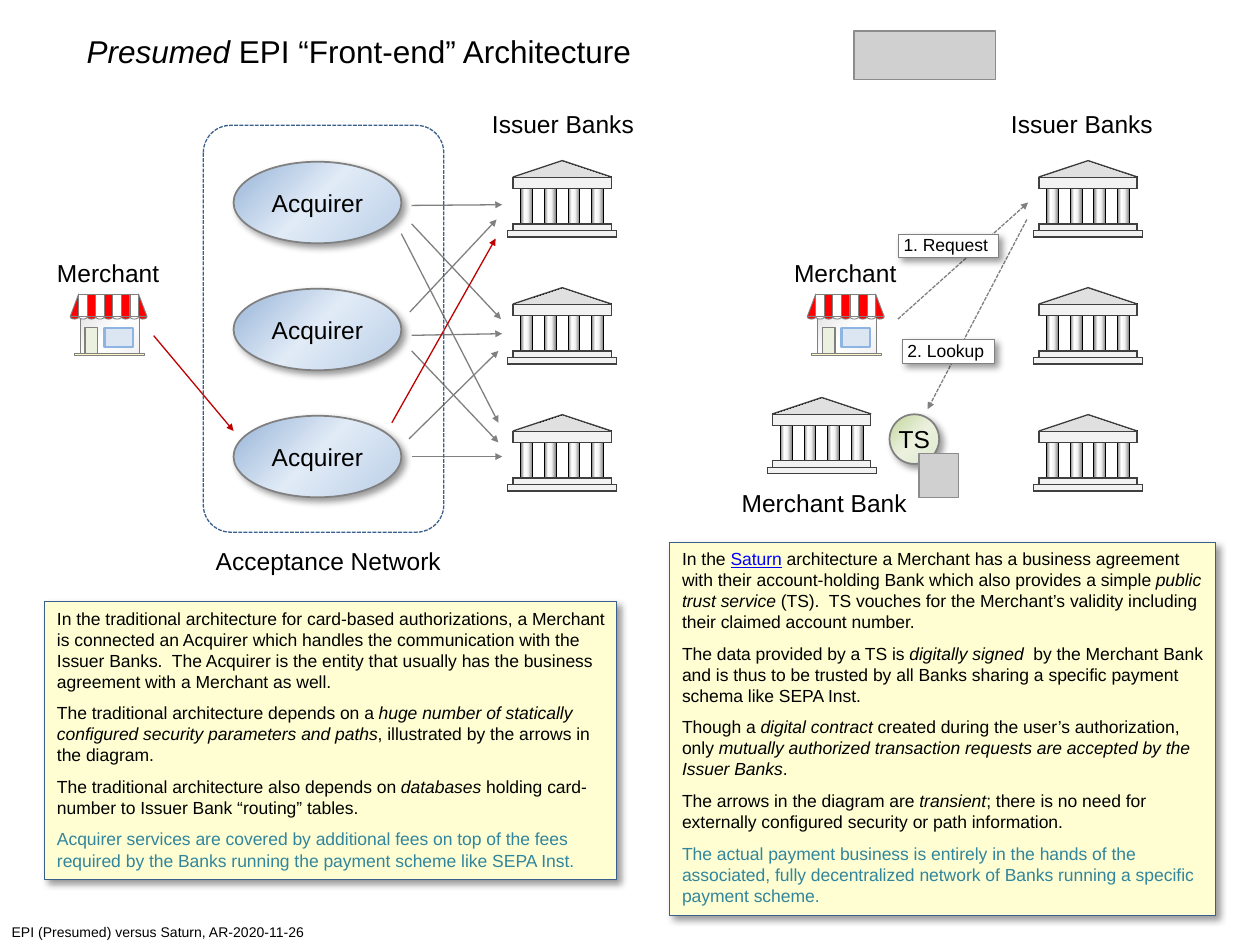
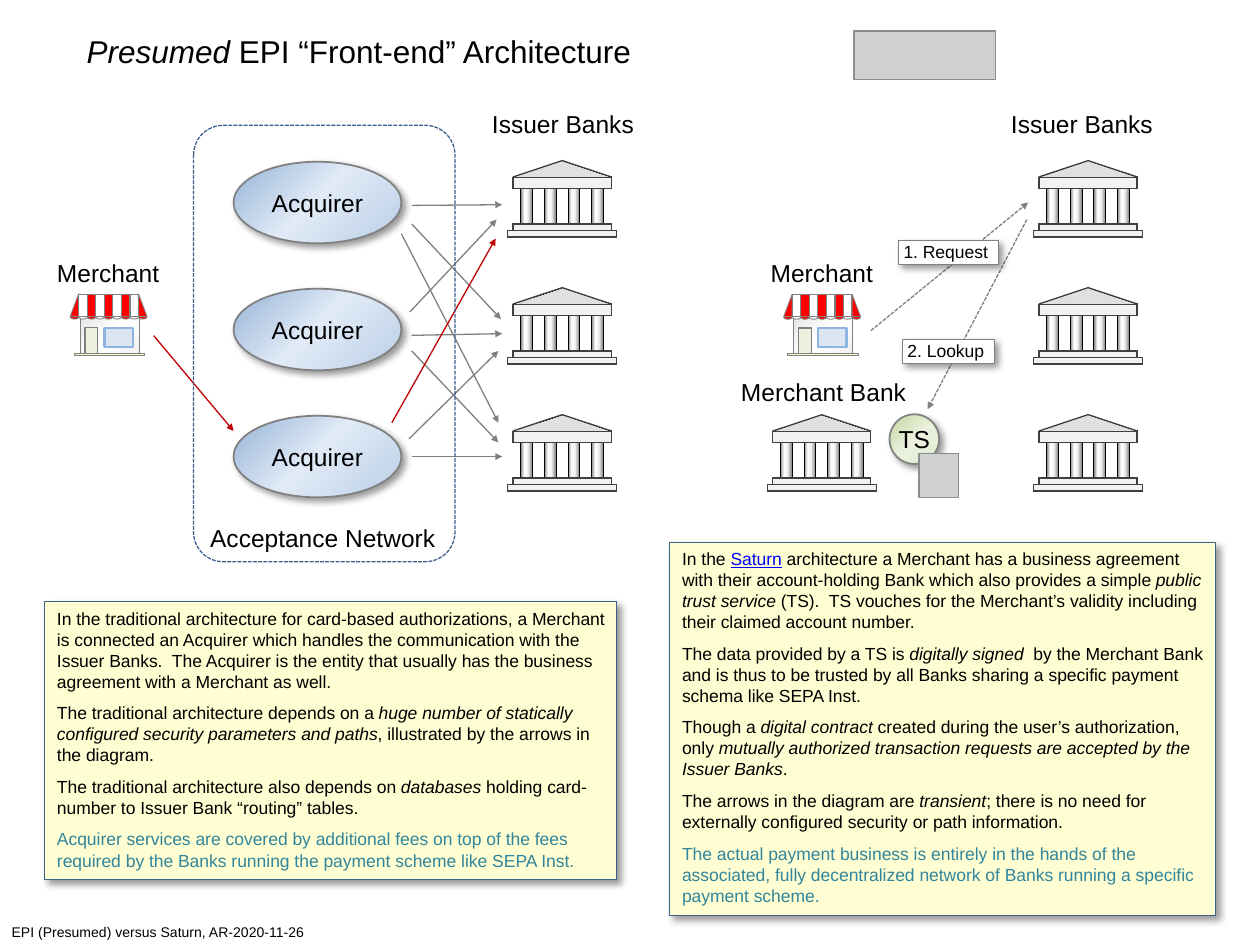
Before and after one commit to cyberphone/doc, a slide deck: slide 1 of saturn/epi(presumed)-vs-saturn.pptx. Drawn at 1260x945 pixels with LibreOffice and Linux fonts; fonts in the diff are those of the drawing; grey boxes stand for pictures. Boxes give left, top, right and bottom in pixels: in the first picture for what was removed or moved away, otherwise in the second. Text is boxed around its words. In the diff, an @@ line names an element or a change of style, - is before the commit and + after.

```diff
--- a/saturn/epi(presumed)-vs-saturn.pptx
+++ b/saturn/epi(presumed)-vs-saturn.pptx
@@ rounded rectangle resized from (x1=203, y1=126, x2=444, y2=533) to (x1=194, y1=126, x2=455, y2=562) @@
@@ arrow moved from (898, 319) - (1028, 203) to (871, 330) - (1028, 203) @@
@@ text "Merchant" moved from (x1=794, y1=264, x2=896, y2=283) to (x1=771, y1=264, x2=873, y2=283) @@
@@ rectangle "1. Request" moved from (x1=898, y1=234, x2=998, y2=258) to (x1=898, y1=241, x2=998, y2=265) @@
@@ 11 rectangles, 9 ellipses, 2 right triangles, 1 line moved together from (x1=808, y1=294, x2=885, y2=355) to (x1=784, y1=295, x2=861, y2=357) @@
@@ text "Merchant Bank" moved from (x1=742, y1=494, x2=907, y2=513) to (x1=741, y1=383, x2=906, y2=402) @@
@@ 6 rectangles moved together from (x1=772, y1=415, x2=871, y2=467) to (x1=772, y1=432, x2=871, y2=484) @@
@@ 2 freeform shapes, 1 rectangle moved together from (x1=767, y1=397, x2=877, y2=474) to (x1=767, y1=415, x2=877, y2=491) @@
@@ text "Acceptance Network" moved from (x1=216, y1=552, x2=441, y2=575) to (x1=210, y1=529, x2=435, y2=552) @@
@@ text "Acceptance Network" at (x1=210, y1=529, x2=435, y2=552): alignment left to centre @@
```
Also in this commit, not shown: 1 other file.
